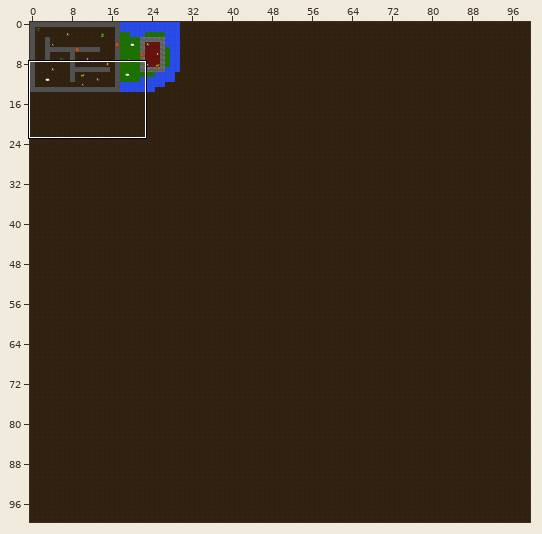
Two versions of a level (Tiled map, core/assets/ld33/maps/ld33.tmx). Above, an overview of the earlier version with the close-up marked.
Close-up. Before the commit:
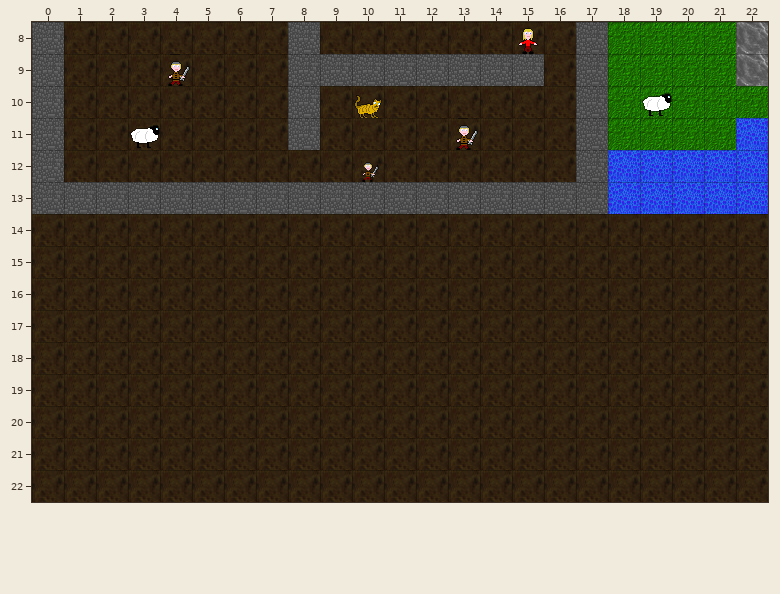
Cells are 32x32 px. Shown: x 0..22, y 8..22.
The result:
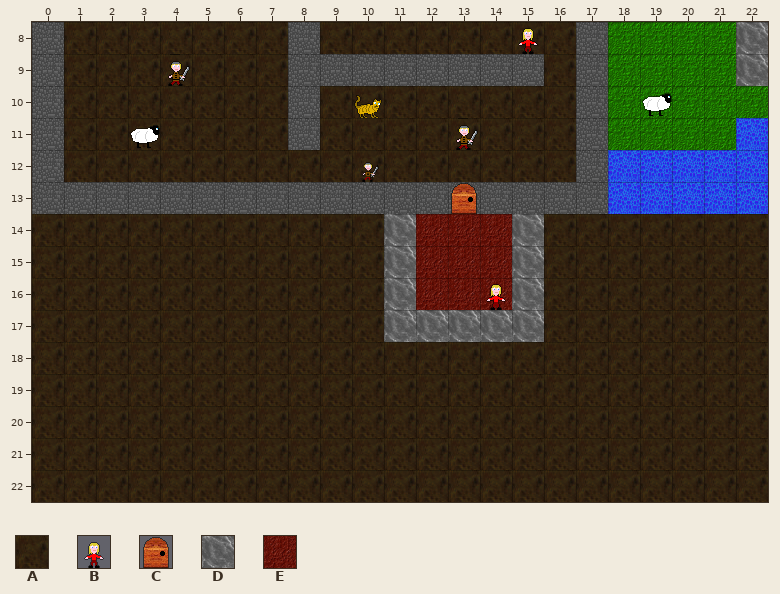
Key: from "ld33": A 33, B 64, C 98, D 99, E 131.
_ is an empty cell, . an unchanged one.
Change:
--- layer "background"
@@ x 12..14 @@
-14 AAA
-15 AAA
-16 AAA
+14 EEE
+15 EEE
+16 EEE
--- layer "objects"
@@ x 11..15 @@
-14 _..._
-15 _..._
-16 _..__
-17 _____
+14 D...D
+15 D...D
+16 D..BD
+17 DDDDD
--- layer "passageways"
@@ x 13..13 @@
-13 _
+13 C
Pixel boxes of the changes (left, top, right, bottom) in both close-ups:
changed: (384, 183, 544, 342)
